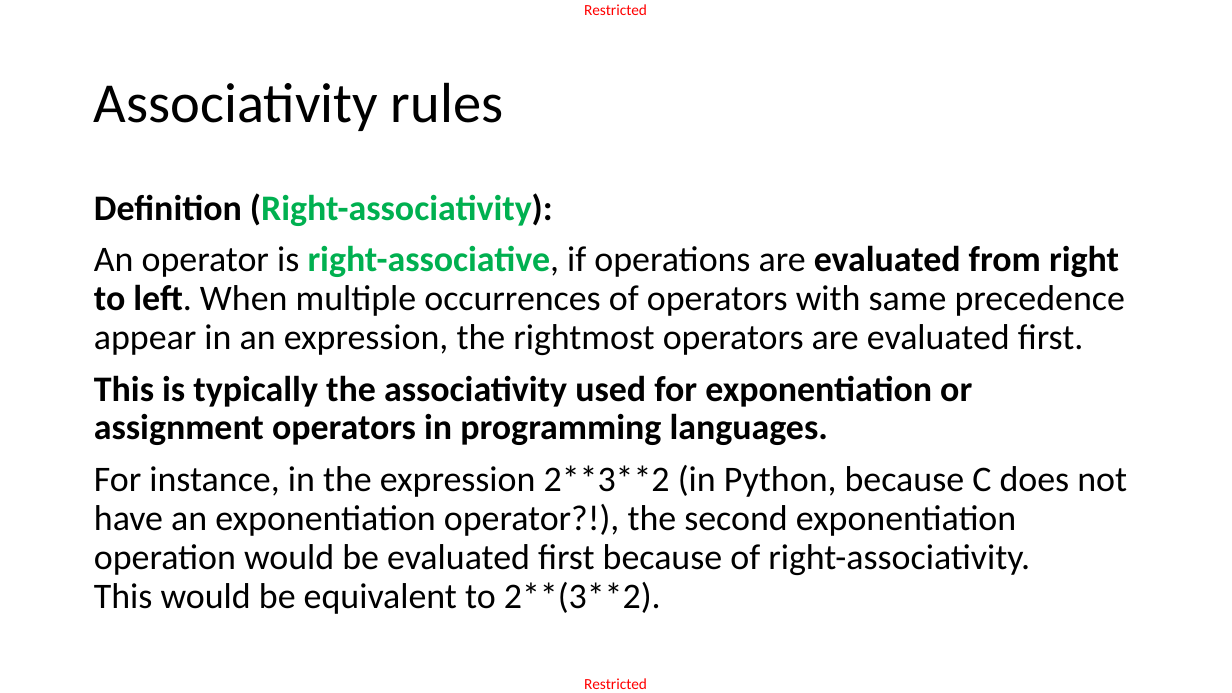
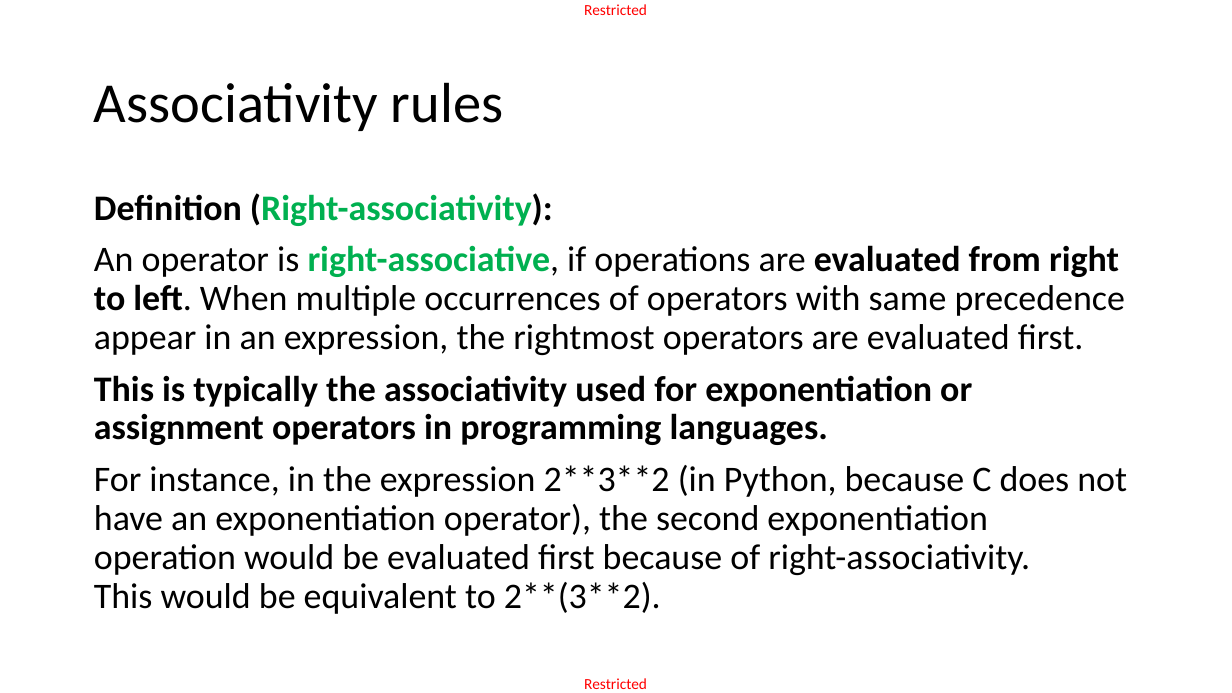
Before and after one commit to matthieudemari/SUTD_PLC_50_051, a slide deck: slide 75 of W9/W9S3 - CFGs/W9S3.pptx (slide 76 before the commit). Drawn at 1232x693 pixels with LibreOffice and Linux fonts; fonts in the diff are those of the drawing. Boxes give left, top, right and bottom in pixels: in the first picture for what was removed or moved away, otherwise in the second. Text is boxed around its words. In the diff, an @@ line names an element or a change of style, - is before the commit and + after.

```diff
--- a/W9/W9S3 - CFGs/W9S3.pptx
+++ b/W9/W9S3 - CFGs/W9S3.pptx
@@ text at [94,465,1127,614]: text changed @@
-For instance, in the expression 2**3**2 (in Python, because C does not have an exponentiation operator?!), the second exponentiation operation would be evaluated first because of right-associativity.
-This would be equivalent to 2**(3**2).
+For instance, in the expression 2**3**2 (in Python, because C does not have an exponentiation operator), the second exponentiation operation would be evaluated first because of right-associativity.
+This would be equivalent to 2**(3**2).
```
Also in this commit, not shown: 3 other slides changed, 1 slide removed, 22 other files.
